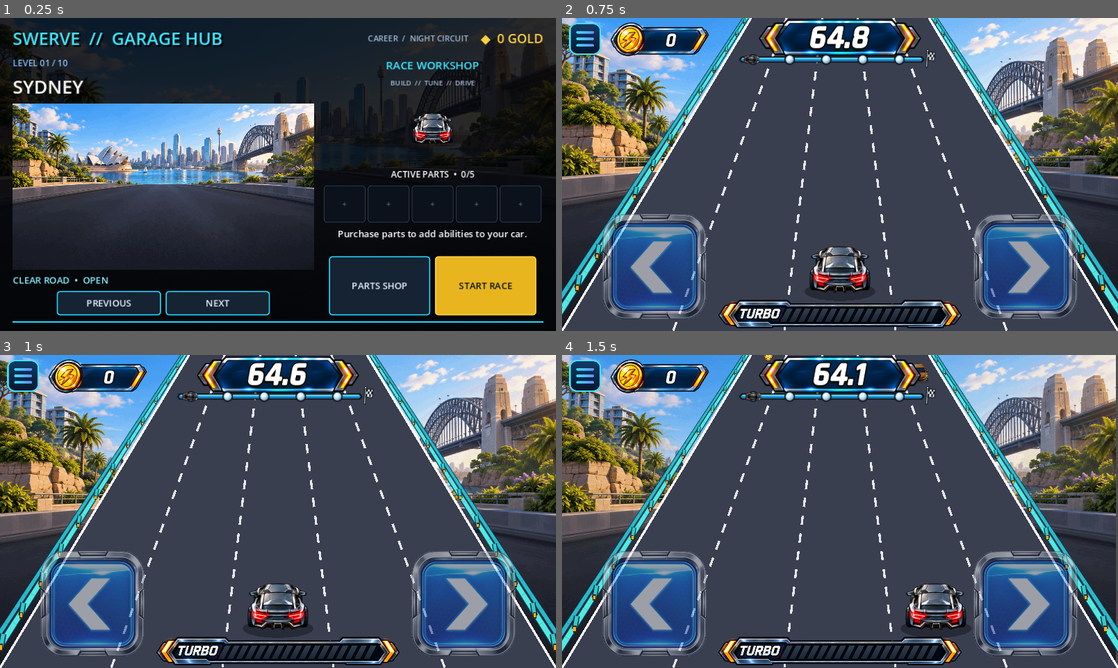
Above: before the commit, frames 1-4 (two rows, left to right).
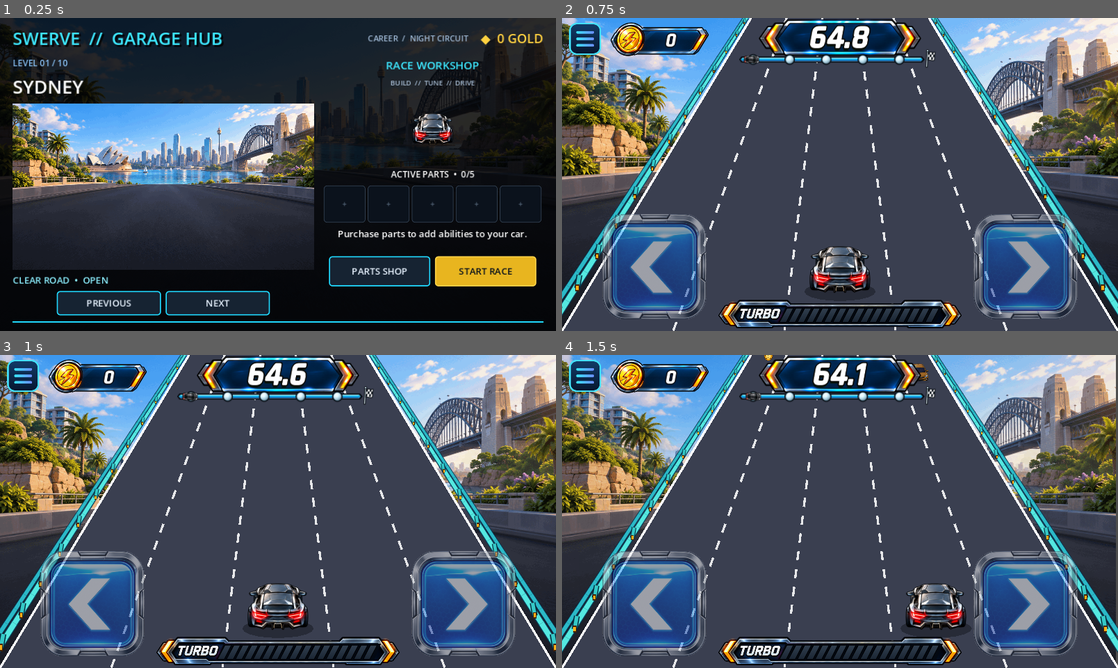
Above: after the commit, the same moments.

Repository: kjs8806/swerve
Game: Godot game, scene res://scenes/Main.tscn
Two runs of this game, one before a commit and one after it. Both use one fixed random seed, a clock stepped at 60 frames per second and the inputs below. Sound files missing from this copy of the repository are replaced by a short silence.
Inputs:
- Up to frame 1 (0.25 s): no input
- Up to frame 2 (0.75 s): click "START RACE" at 0.5 s
- Up to frame 3 (1 s): no input
- Up to frame 4 (1.5 s): tap Enter at 1.25, 1.35 s; hold Right from 1.28 s (still down)

The runs differ from the first frame. In frame 1, 4.0% of the frame differs, in the area x 59-97%, y 79-96%; in frame 2, nothing differs; in frame 3, nothing differs; in frame 4, nothing differs.

Commit message:
Lock lobby button heights

Diff:
--- a/godot/scenes/LevelSelect.tscn
+++ b/godot/scenes/LevelSelect.tscn
@@ -112,6 +112,7 @@
 [node name="Carousel" type="HBoxContainer" parent="Shade/Margin/Layout/Main/CityPanel"]
 layout_mode = 2
 size_flags_horizontal = 4
+size_flags_vertical = 4
 theme_override_constants/separation = 8
 alignment = 1
 
@@ -119,12 +120,14 @@
 custom_minimum_size = Vector2(180, 42)
 layout_mode = 2
 size_flags_horizontal = 4
+size_flags_vertical = 4
 text = "PREVIOUS"
 
 [node name="Next" type="Button" parent="Shade/Margin/Layout/Main/CityPanel/Carousel"]
 custom_minimum_size = Vector2(180, 42)
 layout_mode = 2
 size_flags_horizontal = 4
+size_flags_vertical = 4
 text = "NEXT"
 
 [node name="GaragePanel" type="VBoxContainer" parent="Shade/Margin/Layout/Main"]
@@ -173,7 +176,7 @@
 [node name="Actions" type="HBoxContainer" parent="Shade/Margin/Layout/Main/GaragePanel"]
 layout_mode = 2
 size_flags_horizontal = 4
-size_flags_vertical = 3
+size_flags_vertical = 4
 alignment = 1
 theme_override_constants/separation = 8
 
@@ -181,12 +184,14 @@
 custom_minimum_size = Vector2(175, 52)
 layout_mode = 2
 size_flags_horizontal = 4
+size_flags_vertical = 4
 text = "PARTS SHOP"
 
 [node name="Start" type="Button" parent="Shade/Margin/Layout/Main/GaragePanel/Actions"]
 custom_minimum_size = Vector2(175, 52)
 layout_mode = 2
 size_flags_horizontal = 4
+size_flags_vertical = 4
 theme_override_font_sizes/font_size = 19
 text = "START RACE"
 
@@ -289,6 +294,7 @@
 [node name="Actions" type="HBoxContainer" parent="ShopOverlay/Shade/Panel/Layout"]
 layout_mode = 2
 size_flags_horizontal = 4
+size_flags_vertical = 4
 theme_override_constants/separation = 10
 alignment = 1
 
@@ -296,16 +302,19 @@
 custom_minimum_size = Vector2(190, 48)
 layout_mode = 2
 size_flags_horizontal = 4
+size_flags_vertical = 4
 text = "REFRESH  •  3 GOLD"
 
 [node name="Sell" type="Button" parent="ShopOverlay/Shade/Panel/Layout/Actions"]
 custom_minimum_size = Vector2(190, 48)
 layout_mode = 2
 size_flags_horizontal = 4
+size_flags_vertical = 4
 text = "SELL SELECTED"
 
 [node name="Close" type="Button" parent="ShopOverlay/Shade/Panel/Layout/Actions"]
 custom_minimum_size = Vector2(190, 48)
 layout_mode = 2
 size_flags_horizontal = 4
+size_flags_vertical = 4
 text = "RETURN TO LOBBY"
--- a/godot/scripts/LevelSelect.gd
+++ b/godot/scripts/LevelSelect.gd
@@ -105,6 +105,7 @@
 		var panel := Button.new()
 		panel.custom_minimum_size = Vector2(72, 64)
 		panel.size_flags_horizontal = Control.SIZE_SHRINK_CENTER
+		panel.size_flags_vertical = Control.SIZE_SHRINK_CENTER
 		_style_button(panel, false, true)
 		if slot < owned_parts.size():
 			var part := PartCatalog.get_part(owned_parts[slot])
@@ -161,6 +162,7 @@
 		var buy := Button.new()
 		buy.custom_minimum_size = Vector2(175, 44)
 		buy.size_flags_horizontal = Control.SIZE_SHRINK_CENTER
+		buy.size_flags_vertical = Control.SIZE_SHRINK_CENTER
 		buy.text = "BUY  •  %d GOLD" % part["price"]
 		buy.disabled = wallet_gold < int(part["price"]) or owned_parts.size() >= PartCatalog.MAX_OWNED
 		buy.pressed.connect(func(): part_purchase_requested.emit(part_id))
@@ -186,6 +188,7 @@
 		var button := Button.new()
 		button.custom_minimum_size = Vector2(72, 64)
 		button.size_flags_horizontal = Control.SIZE_SHRINK_CENTER
+		button.size_flags_vertical = Control.SIZE_SHRINK_CENTER
 		_style_button(button, false, true)
 		if slot < owned_parts.size():
 			var part_id := owned_parts[slot]
